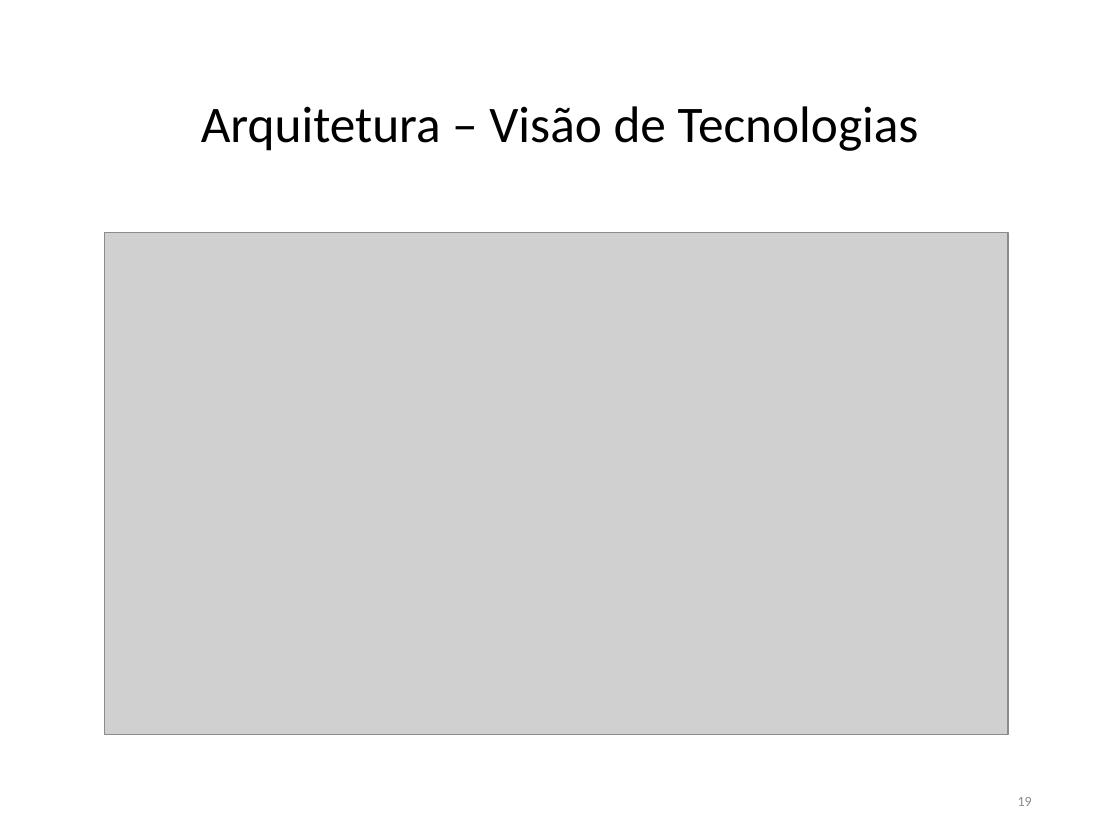
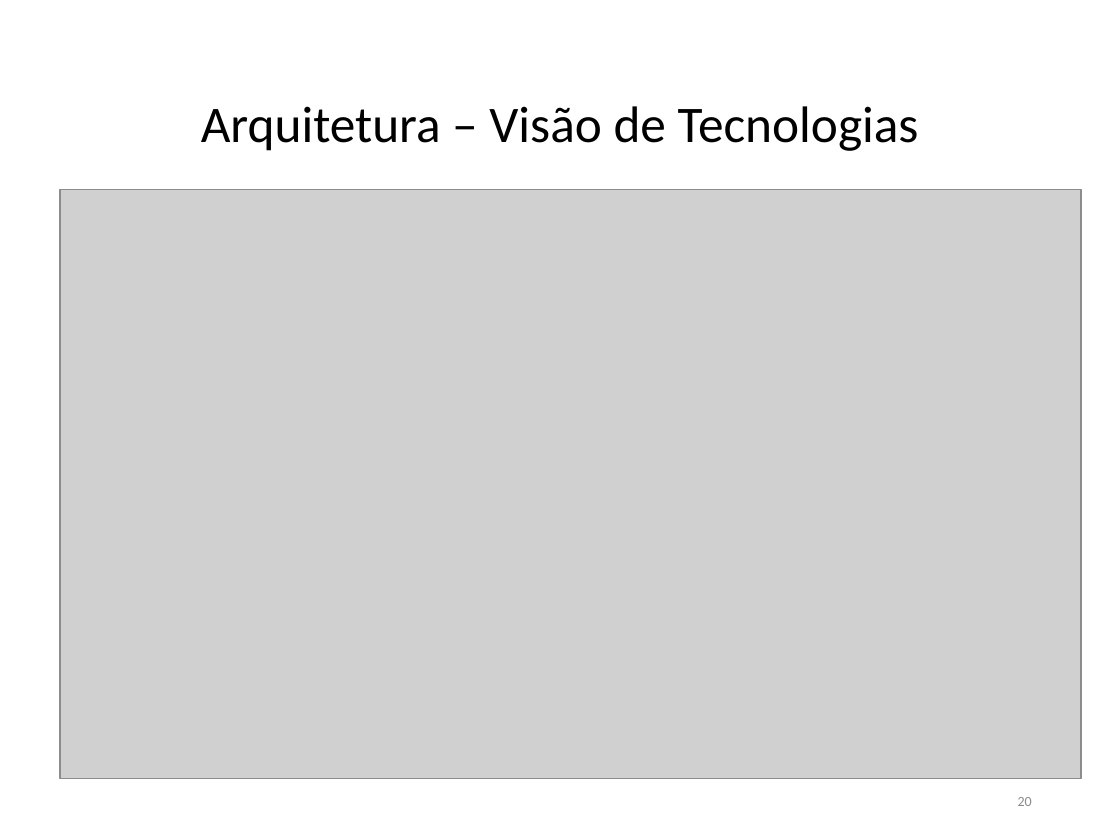
Before and after one commit to FatimaFerreiradeSousa/TCC-Mobile-Leaning, a slide deck: slide 20 of TCC - Documento/TCC II.pptx (slide 19 before the commit). Drawn at 1120x840 pixels with LibreOffice and Linux fonts; fonts in the diff are those of the drawing; grey boxes stand for pictures. Boxes give left, top, right and bottom in pixels: in the first picture for what was removed or moved away, otherwise in the second. Text is boxed around its words. In the diff, an @@ line names an element or a change of style, - is before the commit and + after.

```diff
--- a/TCC - Documento/TCC II.pptx
+++ b/TCC - Documento/TCC II.pptx
@@ picture resized from (x1=104, y1=232, x2=1008, y2=734) to (x1=60, y1=190, x2=1082, y2=780) @@
@@ page number at (x1=1018, y1=797, x2=1032, y2=806): text changed @@
-19
+20
```
Also in this commit, not shown: 4 other slides changed, 2 slides added, 5 slides removed, 4 other files.
